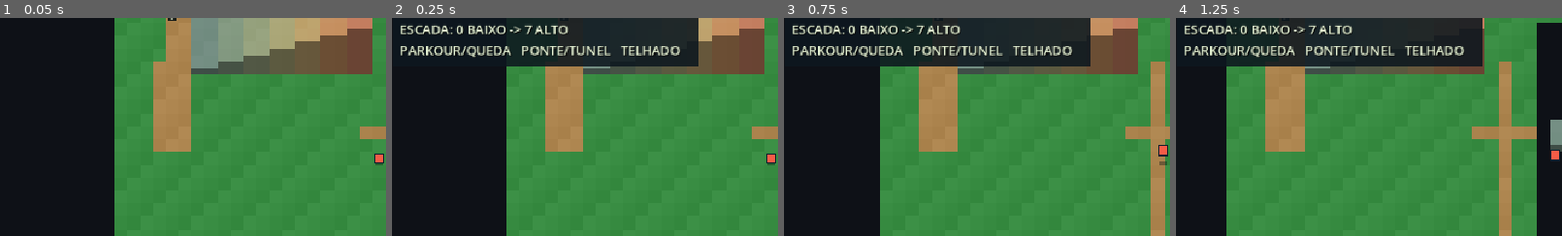
Above: before the commit, frames 1-4 (left to right).
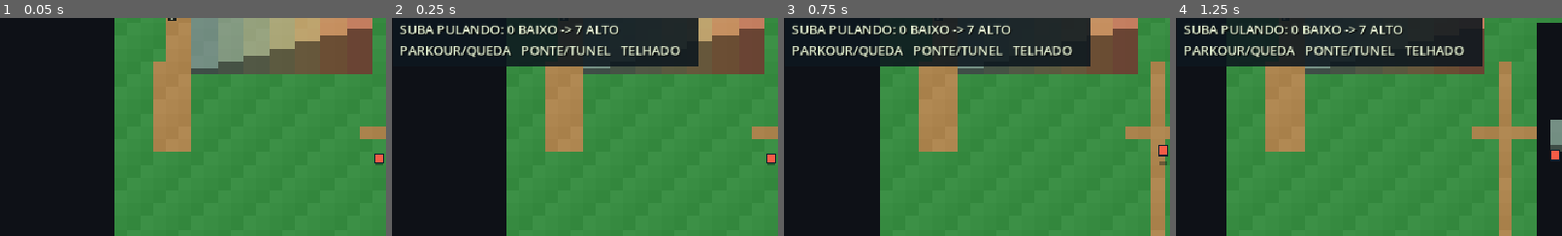
Above: after the commit, the same moments.

Repository: yRickzC/PES_DreamFactory
Game: Godot game, scene res://src/scenes/main.tscn
The game is run twice, just before and just after one commit, with the same random seed, the same clock (stepped at 60 frames per second) and the same inputs.
Inputs:
- Up to frame 1 (0.05 s): no input
- Up to frame 2 (0.25 s): no input
- Up to frame 3 (0.75 s): tap Enter (ui_accept) at 0.5 s; hold Right (ui_right) from 0.53 s (still down); hold Space from 0.53 s (still down)
- Up to frame 4 (1.25 s): keep holding Right (ui_right); keep holding Space; tap Enter (ui_accept) at 0.77 s
The pictures show only the part of the screen within x 1-51%, y 18-68%; the shares and areas given below are measured in that part.

Frame 1 is identical in both runs. In frame 2, 1.5% of the frame differs, in the area x 2-59%, y 3-8%; in frame 3, 1.5%; in frame 4, 1.5%.

Commit message:
Require jumps for stairs and tighten collisions

Diff:
--- a/core/player/player_system.gd
+++ b/core/player/player_system.gd
@@ -6,7 +6,7 @@
 @onready var world_system: WorldSystem = get_node("../WorldSystem")
 
 const BODY_HEIGHT := 0.72
-const MAX_STEP_UP := 1.0
+const BODY_RADIUS := 5.0
 const GRAVITY := 18.0
 const JUMP_IMPULSE := 7.4
 const FALL_LIMIT := -2.5
@@ -62,22 +62,20 @@
 	if not world_system.is_inside_cell(target_cell.x, target_cell.y):
 		return
 
+	var target_support := world_system.get_support_below(target_cell.x, target_cell.y, WorldSystem.HEIGHT_LEVELS)
+	if is_grounded and target_support > elevation + 0.01:
+		return
 	var target_elevation := elevation
-	var target_support := world_system.get_support_below(target_cell.x, target_cell.y, elevation + MAX_STEP_UP + 0.01)
-	if is_grounded and target_support > elevation + MAX_STEP_UP + 0.01:
-		return
-	if is_grounded and target_support >= elevation - 0.05 and target_support <= elevation + MAX_STEP_UP + 0.01:
+	if is_grounded and target_support >= elevation - 0.05 and target_support <= elevation + 0.01:
 		target_elevation = target_support
-	if not world_system.can_occupy(target_cell.x, target_cell.y, target_elevation, BODY_HEIGHT):
+	if not world_system.can_occupy_area(target_position, BODY_RADIUS, target_elevation, BODY_HEIGHT):
 		return
 
 	global_position = target_position
 	if is_grounded:
-		if target_support >= elevation - 0.05 and target_support <= elevation + MAX_STEP_UP + 0.01:
+		if target_support >= elevation - 0.05 and target_support <= elevation + 0.01:
 			elevation = target_support
 		elif target_support < elevation - 0.05:
-			is_grounded = false
-		elif target_support < 0.0:
 			is_grounded = false
 
 
@@ -98,9 +96,9 @@
 		vertical_velocity -= GRAVITY * delta
 		var next_elevation := elevation + vertical_velocity * delta
 		if vertical_velocity > 0.0:
-			var ceiling_bottom := world_system.find_ceiling_bottom(
-				cell.x,
-				cell.y,
+			var ceiling_bottom := world_system.find_ceiling_bottom_area(
+				global_position,
+				BODY_RADIUS,
 				previous_elevation + BODY_HEIGHT,
 				next_elevation + BODY_HEIGHT
 			)
--- a/core/world/world_system.gd
+++ b/core/world/world_system.gd
@@ -84,6 +84,15 @@
 	return true
 
 
+func can_occupy_area(center: Vector2, radius: float, bottom_height: float, body_height: float) -> bool:
+	var bounds := _get_footprint_cell_bounds(center, radius)
+	for y in range(bounds.position.y, bounds.position.y + bounds.size.y):
+		for x in range(bounds.position.x, bounds.position.x + bounds.size.x):
+			if not can_occupy(x, y, bottom_height, body_height):
+				return false
+	return true
+
+
 func find_ceiling_bottom(x: int, y: int, old_top: float, new_top: float) -> float:
 	if new_top <= old_top:
 		return NO_FLOOR
@@ -91,6 +100,26 @@
 		if get_cell(x, y, level) == CellType.CEILING and old_top <= float(level) and new_top > float(level):
 			return float(level)
 	return NO_FLOOR
+
+
+func find_ceiling_bottom_area(center: Vector2, radius: float, old_top: float, new_top: float) -> float:
+	var bounds := _get_footprint_cell_bounds(center, radius)
+	var nearest_ceiling := NO_FLOOR
+	for y in range(bounds.position.y, bounds.position.y + bounds.size.y):
+		for x in range(bounds.position.x, bounds.position.x + bounds.size.x):
+			var ceiling_bottom := find_ceiling_bottom(x, y, old_top, new_top)
+			if ceiling_bottom >= 0.0 and (nearest_ceiling < 0.0 or ceiling_bottom < nearest_ceiling):
+				nearest_ceiling = ceiling_bottom
+	return nearest_ceiling
+
+
+func _get_footprint_cell_bounds(center: Vector2, radius: float) -> Rect2i:
+	var minimum_cell := world_to_cell(center - Vector2.ONE * radius)
+	var maximum_cell := world_to_cell(center + Vector2.ONE * radius - Vector2.ONE * 0.001)
+	return Rect2i(
+		minimum_cell,
+		Vector2i(maximum_cell.x - minimum_cell.x + 1, maximum_cell.y - minimum_cell.y + 1)
+	)
 
 
 func is_overhead_cell(x: int, y: int, level: int) -> bool:
--- a/src/ui/height_hud.gd
+++ b/src/ui/height_hud.gd
@@ -38,7 +38,7 @@
 	var text := "MUNDO 64 x 64 x 8\n"
 	text += "POS %02d, %02d   %s   %s\n" % [cell.x, cell.y, height_readout, state]
 	text += "WASD/SETAS mover   ESPACO pular   R reiniciar\n"
-	text += "ESCADA: 0 BAIXO -> 7 ALTO\n"
+	text += "SUBA PULANDO: 0 BAIXO -> 7 ALTO\n"
 	text += "PARKOUR/QUEDA   PONTE/TUNEL   TELHADO"
 	if readout.text != text:
 		readout.text = text
